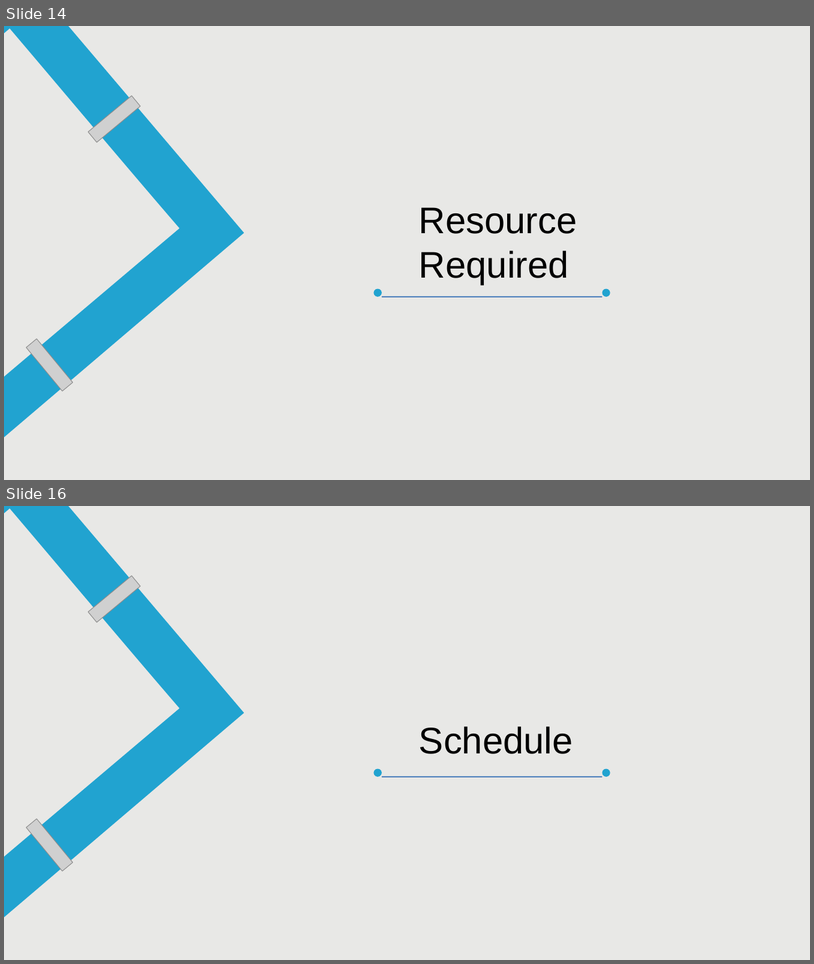
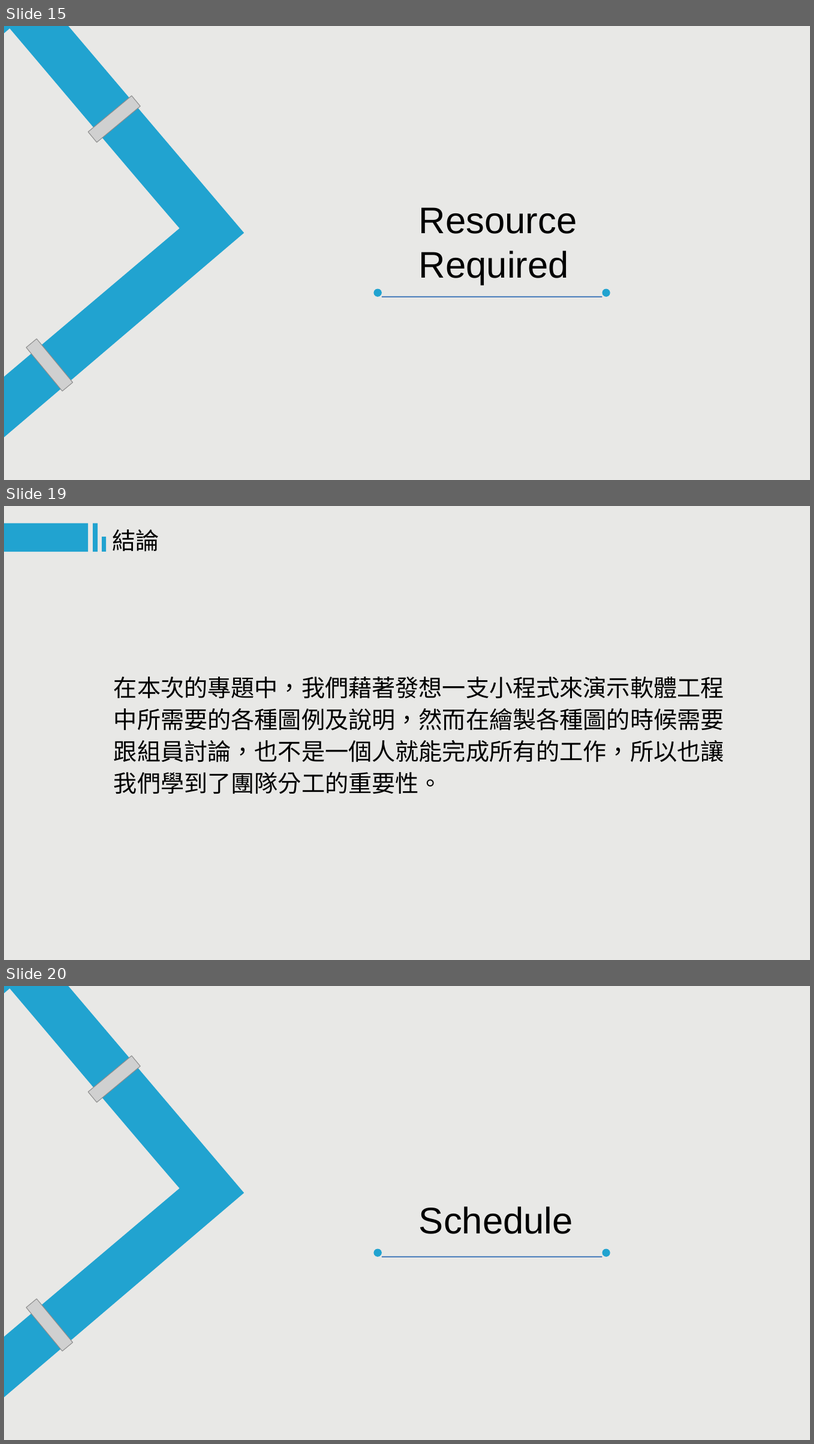
Before and after one commit to asps86101/107_SE_Team_6, a slide deck: 軟體工程期末報告第六組.pptx. Shown one above the other, each under a label of ours: slides 14 and 16 before the commit, slides 15, 19 and 20 after it; the slides between them are not shown. The pictures are 814x964 and 814x1444 pixels, drawn with LibreOffice and Linux fonts; fonts in the diff are those of the drawing; grey boxes stand for pictures. Boxes give left, top, right and bottom in pixels: in the first picture for what was removed or moved away, otherwise in the second. Text is boxed around its words. In the diff, an @@ line names an element or a change of style, - is before the commit and + after.

```diff
--- a/軟體工程期末報告第六組.pptx
+++ b/軟體工程期末報告第六組.pptx
@@ slide 19 added at (4,506,810,960), background #E8E8E6 @@
@@ rectangle added at (4,523,88,552), fill #21A3D0 @@
@@ rectangle added at (93,523,98,552), fill #21A3D0 @@
@@ rectangle added at (102,537,106,552), fill #21A3D0 @@
@@ text added at (112,529,159,552), 28 pt, text #000000 @@
+結論
@@ text added at (114,676,725,794), 28 pt, text #000000 @@
+在本次的專題中，我們藉著發想一支小程式來演示軟體工程中所需要的各種圖例及說明，然而在繪製各種圖的時候需要跟組員討論，也不是一個人就能完成所有的工作，所以也讓我們學到了團隊分工的重要性。
@@ what was slide 14 is now slide 15 @@
@@ what was slide 16 is now slide 20 @@
```
Also in this commit, not shown: 4 slides changed, 4 other slides added, 1 slide removed.
